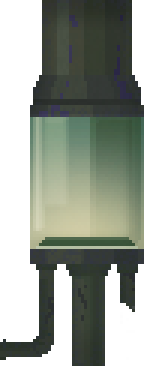
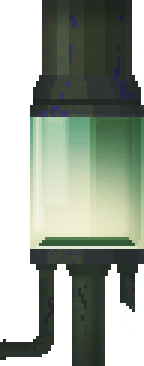
Layer changes from the first 144x366 image to the second:
pixels changed over [0, 0, 144, 366] (layer not identified)
